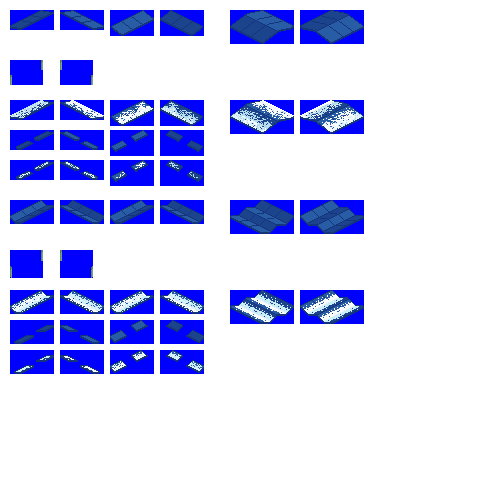
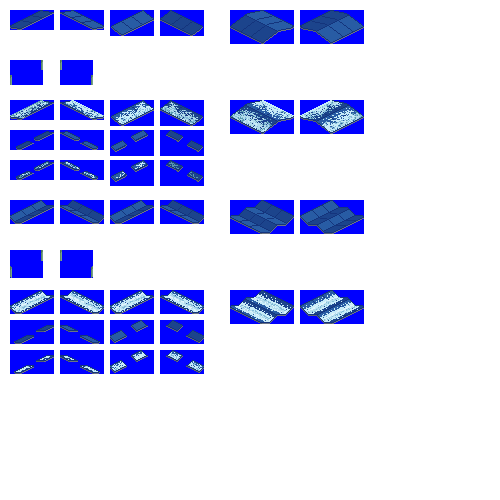
Layer changes from the first w=500, h=500 image to the second:
painted on "roofs" over [10, 13, 364, 374]
